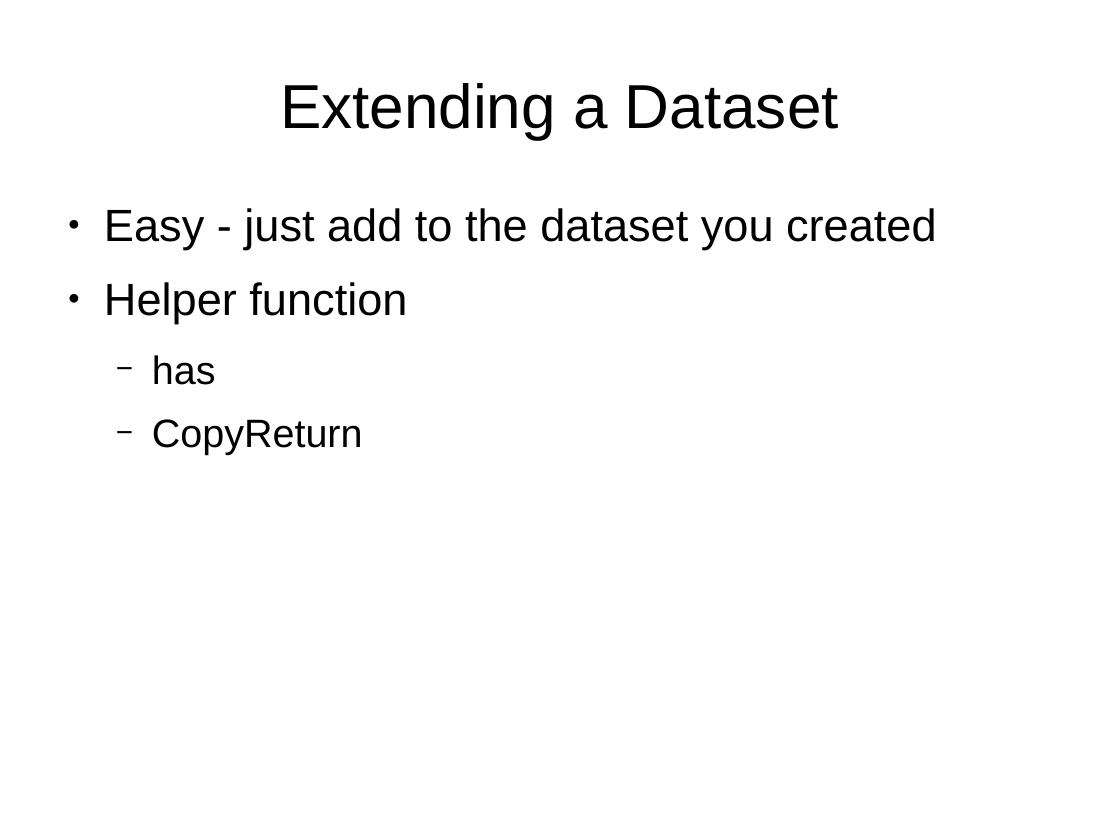
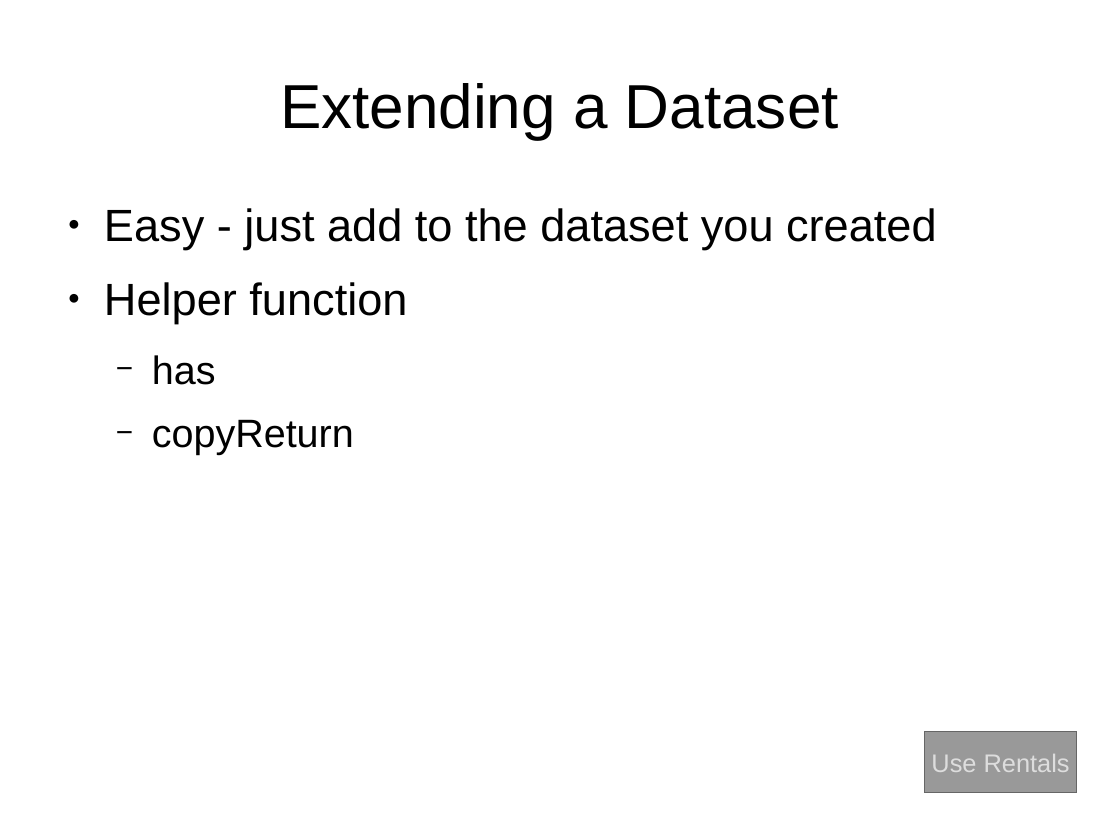
Before and after one commit to jrosendahl/denverJS-20140605-throwarm, a slide deck: slide 12 of presentation.odp (slide 11 before the commit). Drawn at 1120x840 pixels with LibreOffice and Linux fonts; fonts in the diff are those of the drawing. Boxes give left, top, right and bottom in pixels: in the first picture for what was removed or moved away, otherwise in the second. Text is boxed around its words. In the diff, an @@ line names an element or a change of style, - is before the commit and + after.

```diff
--- a/presentation.odp
+++ b/presentation.odp
@@ text at [152,419,354,455]: text changed @@
-  − CopyReturn
+  − copyReturn
@@ rectangle added at [925,732,1077,793], fill #999999, outline #666666 0 pt, 18 pt, text #DDDDDD @@
+Use Rentals
```
Also in this commit, not shown: 5 other slides changed, 1 slide added, 1 other file.
